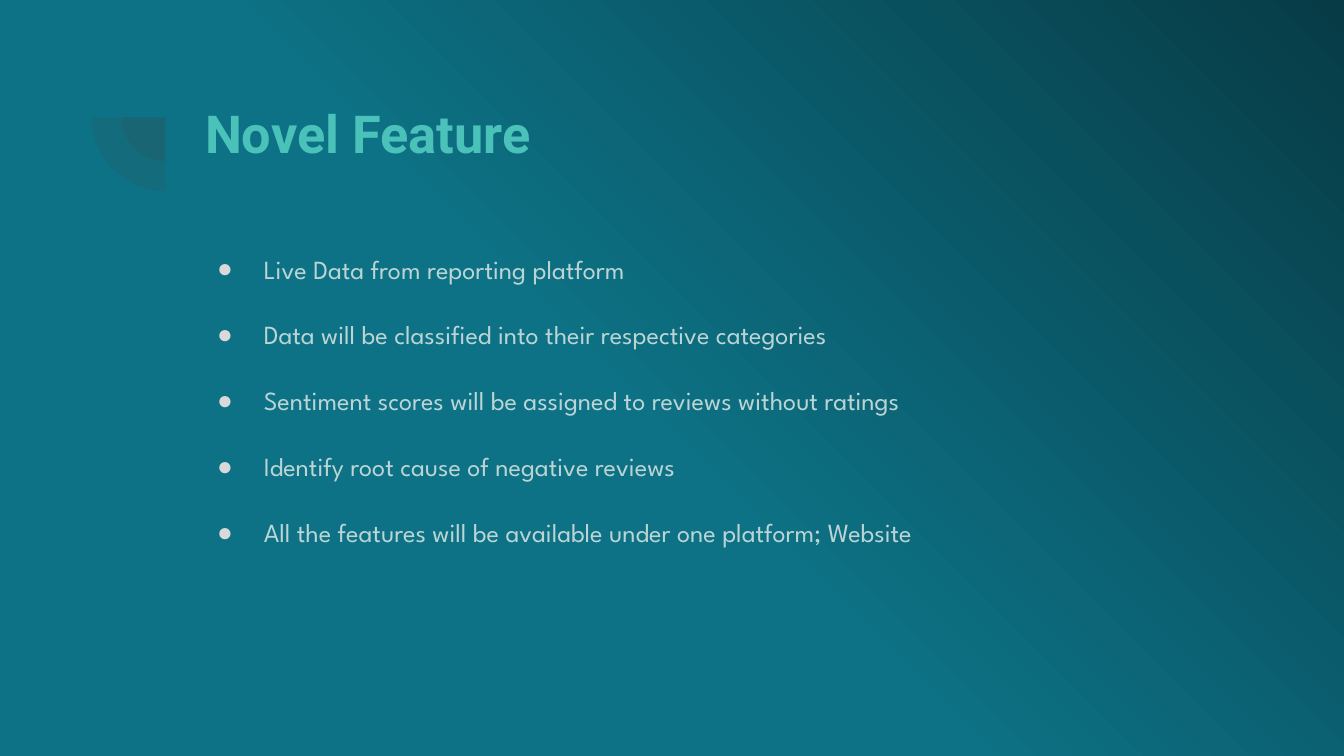
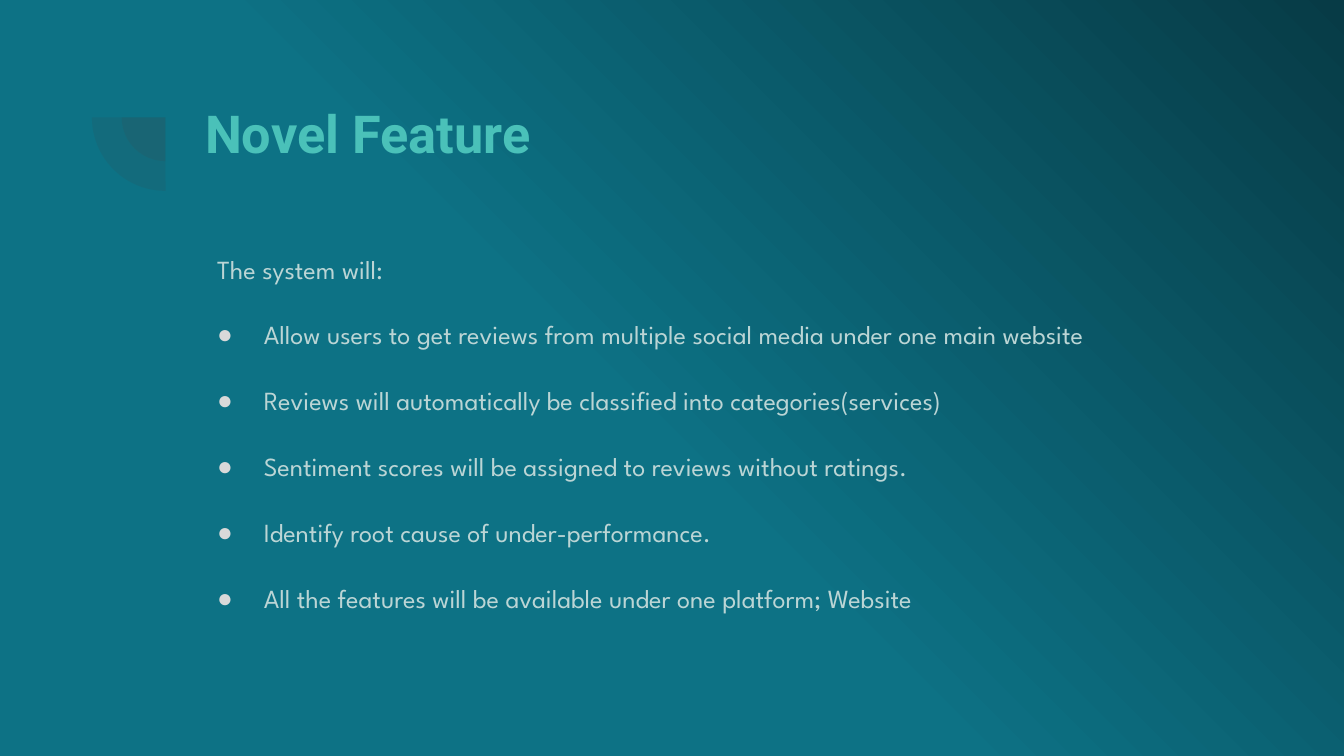
Before and after one commit to fobmsm/fobm.github.io, a slide deck: slide 7 of Pro_plan.pptx. Drawn at 1344x756 pixels with LibreOffice and Linux fonts; fonts in the diff are those of the drawing. Boxes give left, top, right and bottom in pixels: in the first picture for what was removed or moved away, otherwise in the second. Text is boxed around its words. In the diff, an @@ line names an element or a change of style, - is before the commit and + after.

```diff
--- a/Pro_plan.pptx
+++ b/Pro_plan.pptx
@@ text at bbox=[217, 261, 1083, 548]: text changed @@
-● Live Data from reporting platform
-● Data will be classified into their respective categories
-● Sentiment scores will be assigned to reviews without ratings
-● Identify root cause of negative reviews
+The system will:
+● Allow users to get reviews from multiple social media under one main website
+● Reviews will automatically be classified into categories(services)
+● Sentiment scores will be assigned to reviews without ratings.
+● Identify root cause of under-performance.
```
Also in this commit, not shown: 7 other slides changed.
